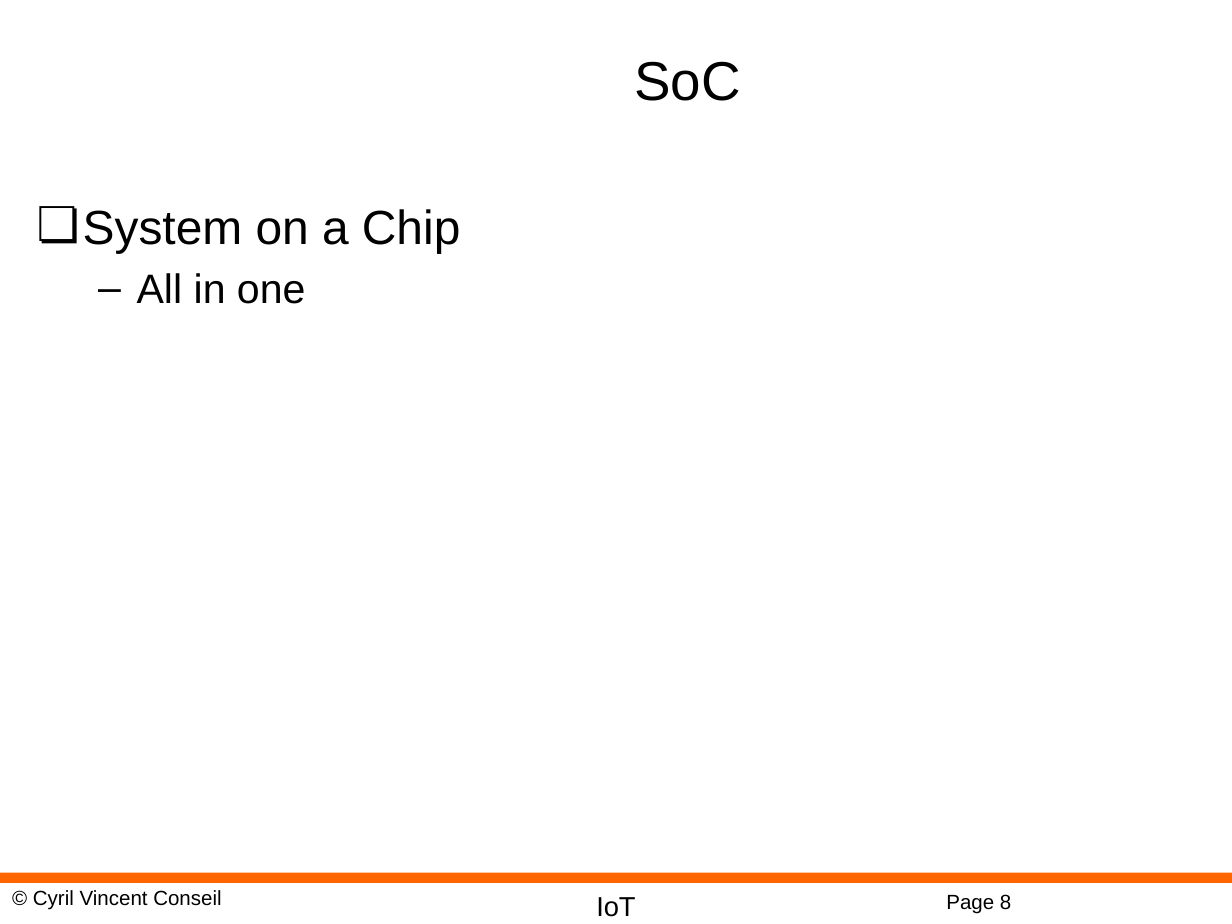
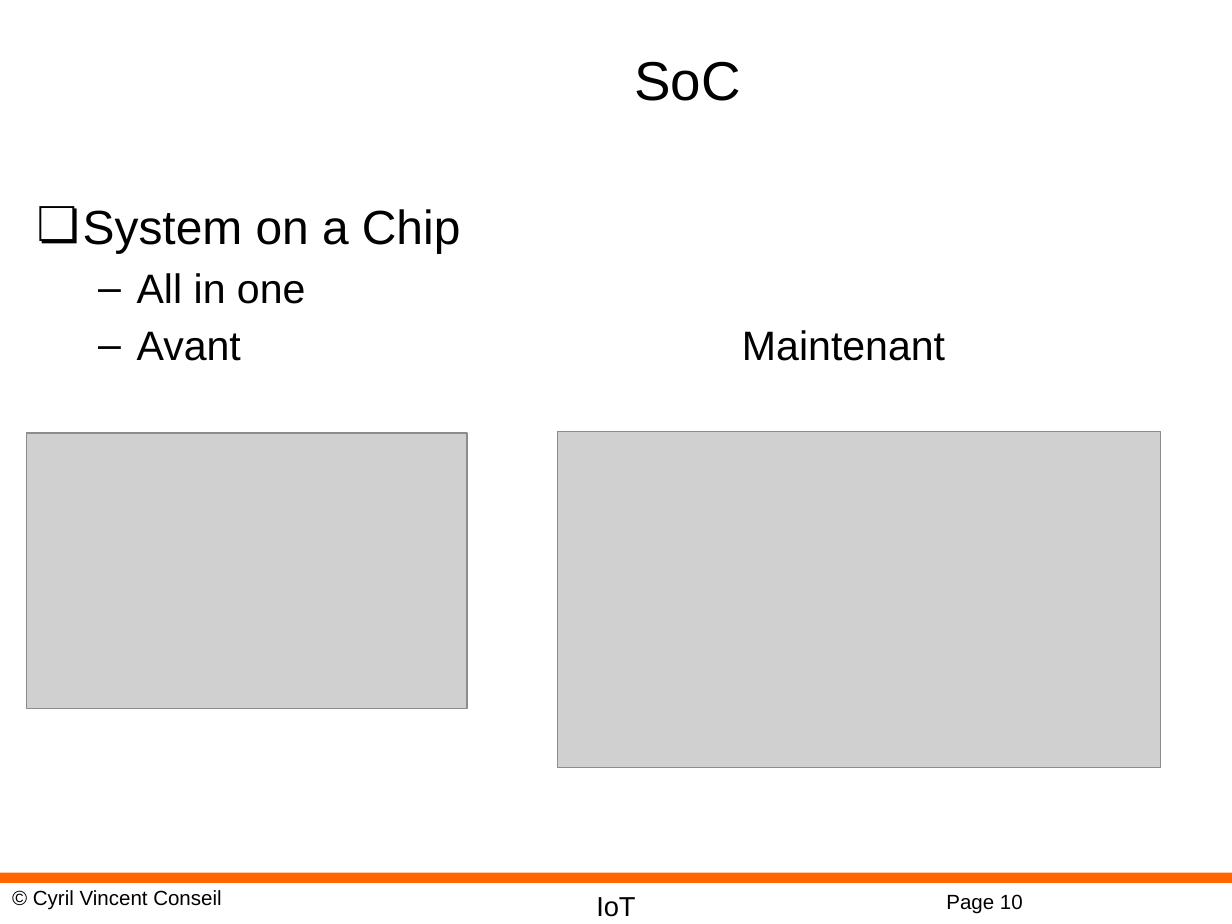
Before and after one commit to cyrilvincent/IoT, a slide deck: slide 10 of ppt/IoT01-Intro.pptx (slide 8 before the commit). Drawn at 1232x924 pixels with LibreOffice and Linux fonts; fonts in the diff are those of the drawing; grey boxes stand for pictures; background and template pictures are left out. Boxes give left, top, right and bottom in pixels: in the first picture for what was removed or moved away, otherwise in the second. Text is boxed around its words. In the diff, an @@ line names an element or a change of style, - is before the commit and + after.

```diff
--- a/ppt/IoT01-Intro.pptx
+++ b/ppt/IoT01-Intro.pptx
@@ text at (x1=137, y1=330, x2=945, y2=361): paragraph added @@
+  – Avant Maintenant
@@ picture added at (x1=27, y1=432, x2=467, y2=708) @@
@@ picture added at (x1=558, y1=431, x2=1161, y2=768) @@
@@ page number at (x1=946, y1=894, x2=1023, y2=914): text changed @@
-Page 8
+Page 10
```
Also in this commit, not shown: 8 other slides changed, 4 slides added, 1 slide removed, 10 other files.
